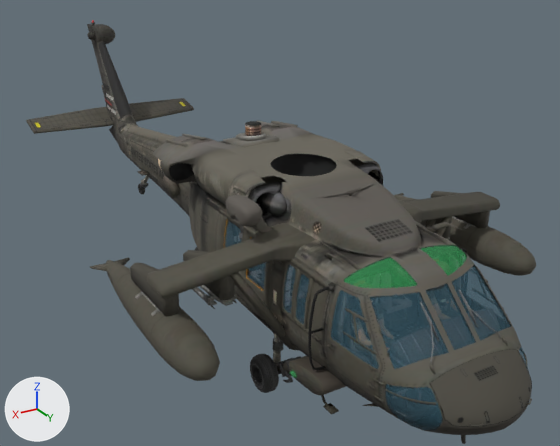
Before and after pictures for a commit that changed the OBJ model Arcane Engine Core/res/3D_Models/Helicopter/body.obj.
Rendered twice from a 50 mm lens placed at (6.75, 10.39, 5.93), pointed at (-0.8, -2.2, -0.37). Every picture has the same lights, and +X, +Y and +Z are marked at lower left. Where no turn or scale is listed for an object, it has been applied to the vertices.

Objects in the first picture: 'Door_R', 'Window_R2', 'cabinDoor_L', 'cabinDoor_R', 'elevator', 'fuselage', 'tyre_R', 'window_R1'.
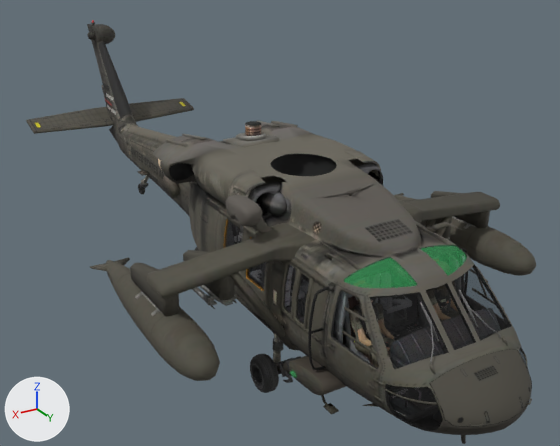
Diff of the bpy script that builds the scene:
```diff
--- a/Arcane Engine Core/res/3D_Models/Helicopter/body.obj.py
+++ b/Arcane Engine Core/res/3D_Models/Helicopter/body.obj.py
@@ img_black_png @@
+img_black_png = load_image('black.png', 'black.png', 16, 16, 'sRGB')
@@ mat_material__26 @@
 mat_material__26 = principled_material('Material__26')
-mat_material__26.base_color = (0.0471, 0.141, 0.196)  # dark cyan #3d697a
+mat_material__26.texture = img_black_png
 mat_material__26.roughness = 0.813
@@ me_cabindoor_r @@
 # used by ob_cabindoor_r; location = (0.0, 0.0, 0.0)
-me_cabindoor_r.from_pydata(...)  # 430 vertices, 834 faces; spans x 0.973..1.326, y 2.539..3.764, z -0.538..0.908
+me_cabindoor_r.from_pydata(...)  # 357 vertices, 710 faces; spans x 0.973..1.326, y 2.539..3.764, z -0.538..0.908
+# me_cabindoor_r part 1
+# 73 vertices are removed from x 1.067..1.276, y 2.657..3.65, z 0.122..0.847
+# 124 faces are deleted
 me_cabindoor_r.materials.append(mat_material__25)
-me_cabindoor_r.materials.append(mat_material__26)  # dark cyan #3d697a
```

What differs and where, as boxes [x1, y1, x2, y2] in the pictures (560 x 446 px):
'fuselage', surface changed (blue to black): [222, 219, 527, 432] in both
'cabinDoor_R', surface changed, reshaped: [325, 283, 386, 410] in both
'Door_R', surface changed (blue to black): [222, 219, 268, 292] in both
'Window_R2', surface changed (blue to black): [293, 272, 312, 326] in both
'window_R1', surface changed (blue to black): [281, 263, 298, 315] in both
part 1 of me_cabindoor_r, deleted (blue): before [331, 291, 379, 369]
